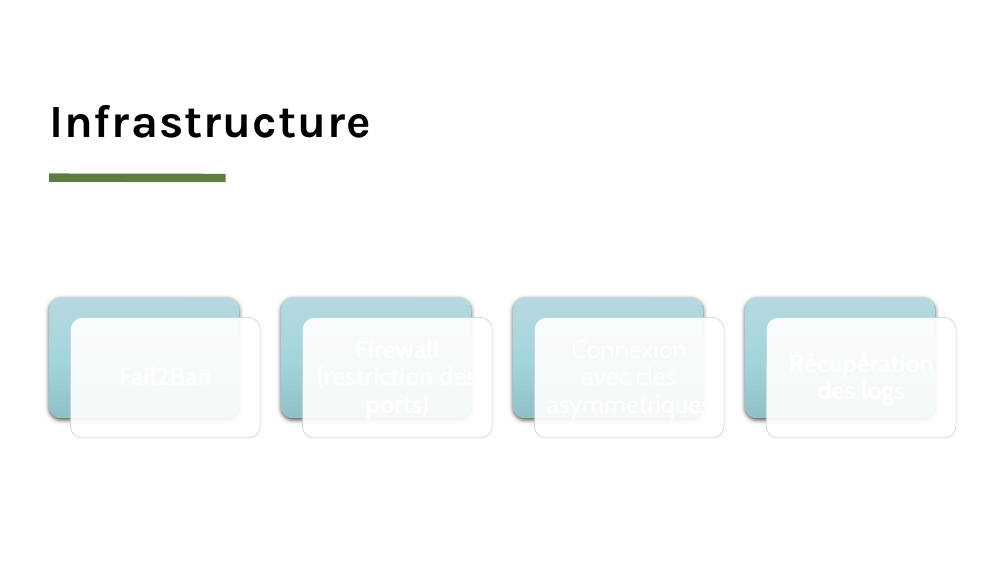
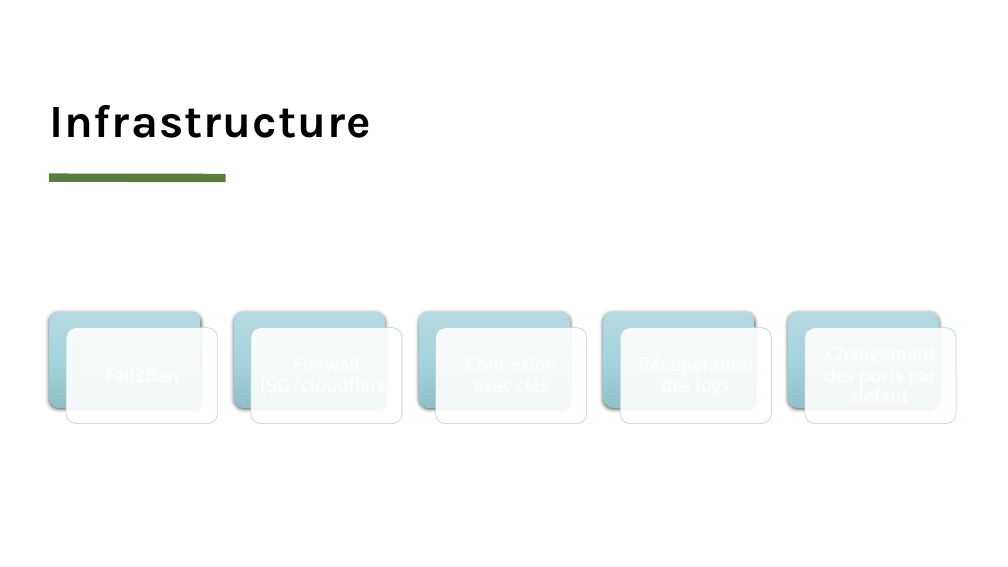
Before and after one commit to RMurier/CESI-BAC-3-CUBE-2-PERSO, a slide deck: slide 17 of documents/CESIZen.pptx (slide 16 before the commit). Drawn at 1008x567 pixels with LibreOffice and Linux fonts; fonts in the diff are those of the drawing. Boxes give left, top, right and bottom in pixels: in the first picture for what was removed or moved away, otherwise in the second. Text is boxed around its words. In the diff, an @@ line names an element or a change of style, - is before the commit and + after.

```diff
--- a/documents/CESIZen.pptx
+++ b/documents/CESIZen.pptx
@@ rounded rectangle: place and size @@
-rounded rectangle at (49,297,239,417)
+rounded rectangle at (49,312,200,408)
@@ rounded rectangle: place and size @@
-rounded rectangle at (70,318,260,438)
+rounded rectangle at (67,327,218,423)
@@ rounded rectangle: place and size @@
-rounded rectangle at (281,297,471,417)
+rounded rectangle at (234,312,386,408)
@@ rounded rectangle: place and size @@
-rounded rectangle at (302,318,492,438)
+rounded rectangle at (251,327,402,423)
@@ rounded rectangle added at (419,312,570,408), fill gradient #B4DAE0 to #A6D6DE to #91C0C8 @@
@@ rounded rectangle added at (436,327,587,423), fill #FFFFFF at 90% opacity, outline #A9D4DB 0.5 pt @@
@@ rounded rectangle: place and size @@
-rounded rectangle at (513,297,703,417)
+rounded rectangle at (603,312,755,408)
@@ rounded rectangle: place and size @@
-rounded rectangle at (535,318,724,438)
+rounded rectangle at (620,327,771,423)
@@ rounded rectangle: place and size @@
-rounded rectangle at (746,297,935,417)
+rounded rectangle at (789,312,940,408)
@@ rounded rectangle: place and size @@
-rounded rectangle at (767,318,957,438)
+rounded rectangle at (805,327,957,423)
```
Also in this commit, not shown: 4 other slides changed, 2 slides added, 4 other files.
